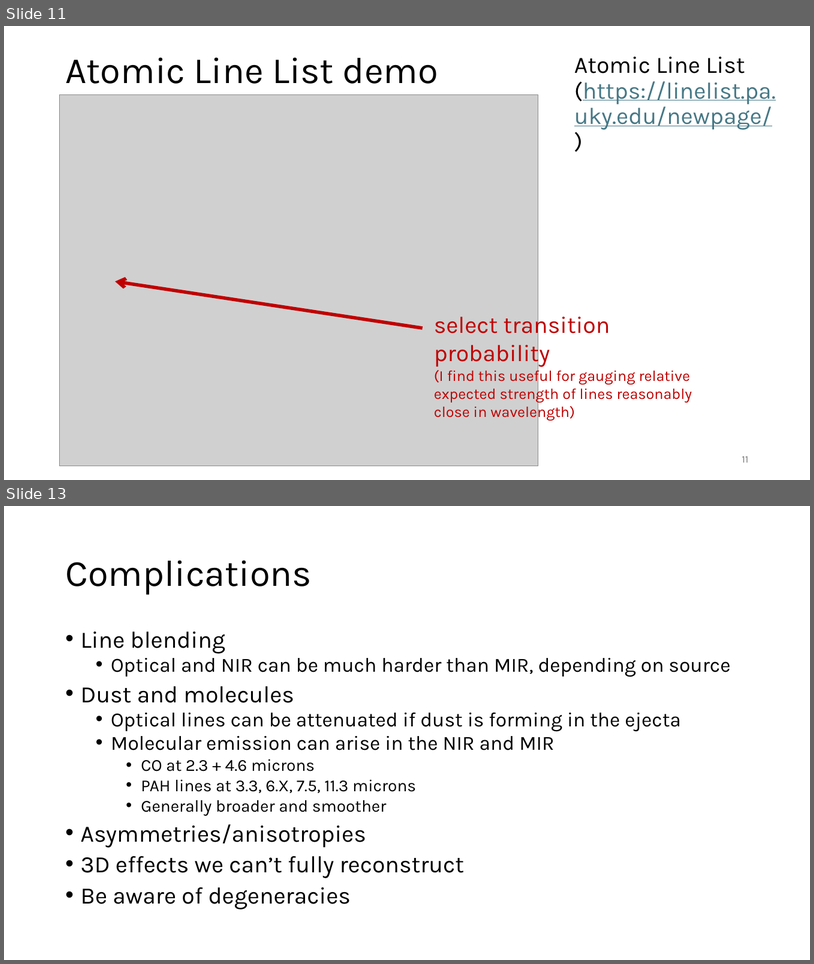
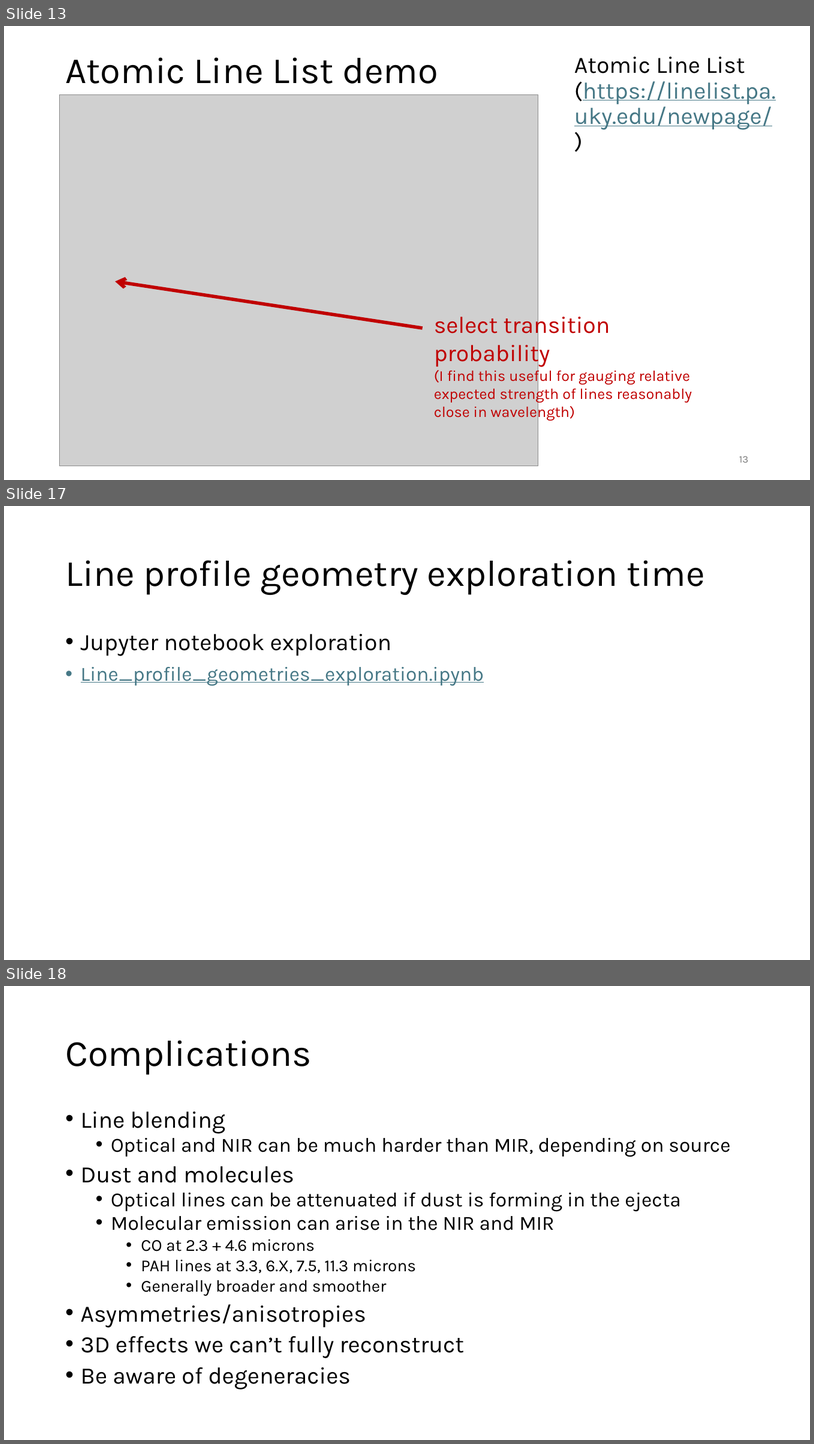
Before and after one commit to lindseykwok/AstroNuc2026_practical_session, a slide deck: practical_session_slides.pptx. Shown one above the other, each under a label of ours: slides 11 and 13 before the commit, slides 13, 17 and 18 after it; the slides between them are not shown. The pictures are 814x964 and 814x1444 pixels, drawn with LibreOffice and Linux fonts; fonts in the diff are those of the drawing; grey boxes stand for pictures. Boxes give left, top, right and bottom in pixels: in the first picture for what was removed or moved away, otherwise in the second. Text is boxed around its words. In the diff, an @@ line names an element or a change of style, - is before the commit and + after.

Commit message:
Updated slides and notebooks

```diff
--- a/practical_session_slides.pptx
+++ b/practical_session_slides.pptx
@@ slide 17 added at [4,506,810,960], background #FFFFFF @@
@@ title added at [65,560,705,595], 44 pt, text #000000 @@
+Line profile geometry exploration time
@@ text added at [81,634,485,686], 24 pt, text #467886, underline @@
+• Jupyter notebook exploration
+• Line_profile_geometries_exploration.ipynb
@@ what was slide 11 is now slide 13 @@
@@ page number at [740,456,749,462]: text changed @@
-11
+13
@@ what was slide 13 is now slide 18 @@
```
Also in this commit, not shown: 2 slides changed, 5 other slides added, 1 slide removed, 2 other files.
